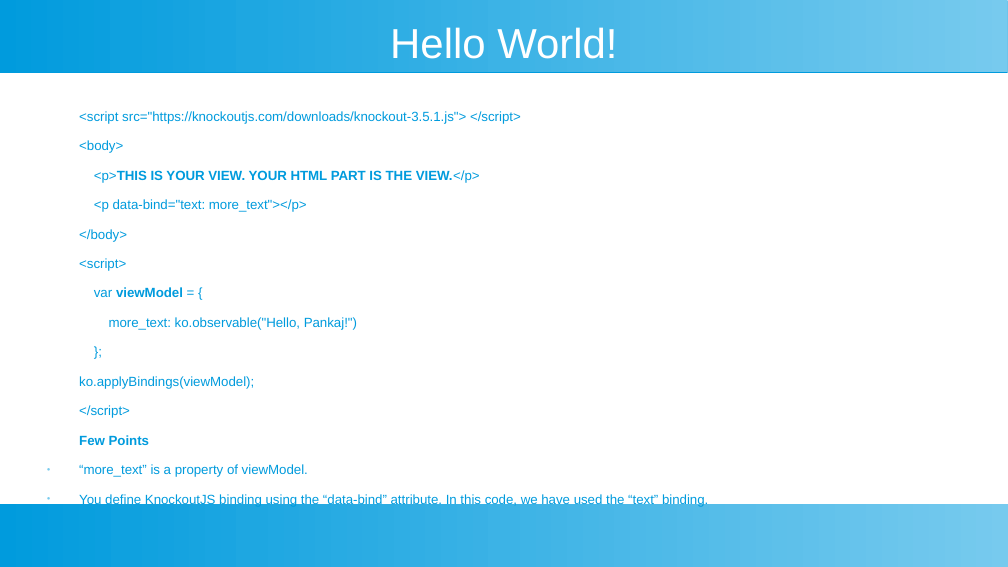
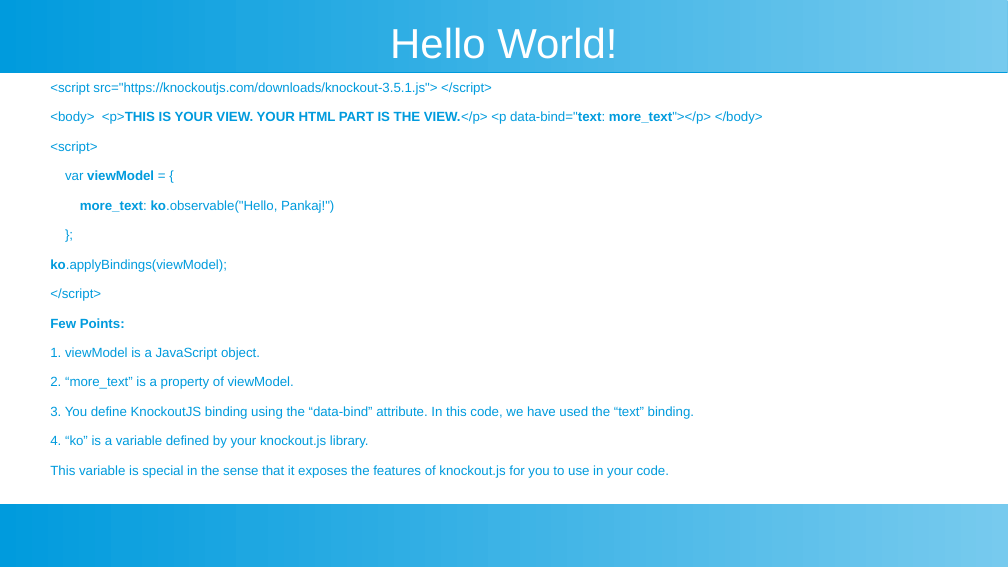
Before and after one commit to ashishjain1547/public_lessons_in_javascript, a slide deck: slide 3 of 5_Introduction to KnockoutJS/KnockoutJS.odp (slide 2 before the commit). Drawn at 1008x567 pixels with LibreOffice and Linux fonts; fonts in the diff are those of the drawing. Boxes give left, top, right and bottom in pixels: in the first picture for what was removed or moved away, otherwise in the second. Text is boxed around its words. In the diff, an @@ line names an element or a change of style, - is before the commit and + after.

```diff
--- a/5_Introduction to KnockoutJS/KnockoutJS.odp
+++ b/5_Introduction to KnockoutJS/KnockoutJS.odp
@@ text "<script src="https://knockoutjs.com/downloads/knockout-3.5.1 ...": place and size @@
-text "<script src="https://knockoutjs.com/downloads/knockout-3.5.1 ..." at box(79, 111, 708, 507)
+text "<script src="https://knockoutjs.com/downloads/knockout-3.5.1 ..." at box(50, 82, 763, 478)
@@ text at box(50, 111, 763, 124): text changed; bold on @@
-<body>
-<p>THIS IS YOUR VIEW. YOUR HTML PART IS THE VIEW.</p>
-<p data-bind="text: more_text"></p>
-</body>
+<body> <p>THIS IS YOUR VIEW. YOUR HTML PART IS THE VIEW.</p> <p data-bind="text: more_text"></p> </body>
@@ text at box(50, 200, 334, 272): bold on in "more_text: ko.observable("Hello,", "ko.applyBindings(viewModel);" @@
@@ text at box(50, 318, 694, 478): text changed @@
-Few Points
-● “more_text” is a property of viewModel.
-● You define KnockoutJS binding using the “data-bind” attribute. In this code, we have used the “text” binding.
+Few Points:
+1. viewModel is a JavaScript object.
+2. “more_text” is a property of viewModel.
+3. You define KnockoutJS binding using the “data-bind” attribute. In this code, we have used the “text” binding.
+4. “ko” is a variable defined by your knockout.js library.
+This variable is special in the sense that it exposes the features of knockout.js for you to use in your code.
```
Also in this commit, not shown: 1 other slide changed, 3 slides added, 1 other file.
